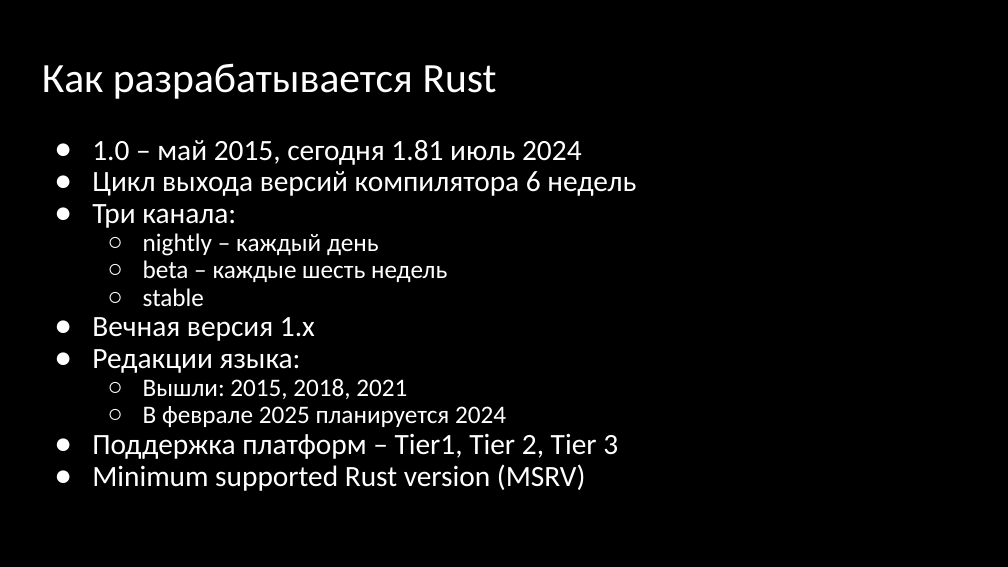
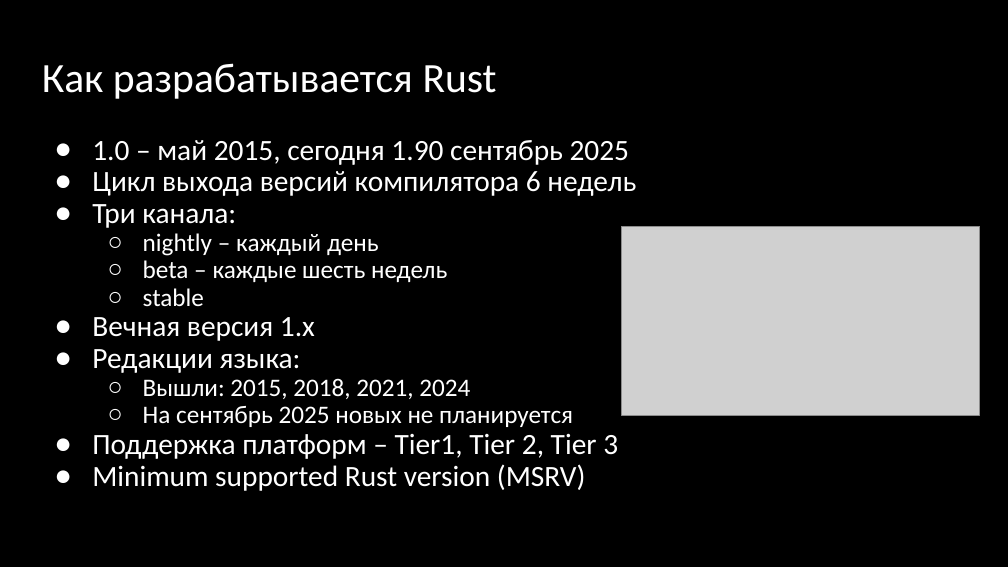
Before and after one commit to Gordon01/learn-rust, a slide deck: slide 59 of keynotes/Rust 2024.pptx (slide 54 before the commit). Drawn at 1008x567 pixels with LibreOffice and Linux fonts; fonts in the diff are those of the drawing; grey boxes stand for pictures. Boxes give left, top, right and bottom in pixels: in the first picture for what was removed or moved away, otherwise in the second. Text is boxed around its words. In the diff, an @@ line names an element or a change of style, - is before the commit and + after.

```diff
--- a/keynotes/Rust 2024.pptx
+++ b/keynotes/Rust 2024.pptx
@@ text at (x1=92, y1=140, x2=629, y2=165): text changed @@
-● 1.0 – май 2015, сегодня 1.81 июль 2024
+● 1.0 – май 2015, сегодня 1.90 сентябрь 2025
@@ picture added at (x1=622, y1=226, x2=980, y2=415) @@
@@ text at (x1=143, y1=378, x2=573, y2=427): text changed @@
-  ○ Вышли: 2015, 2018, 2021
-  ○ В феврале 2025 планируется 2024
+  ○ Вышли: 2015, 2018, 2021, 2024
+  ○ На сентябрь 2025 новых не планируется
```
Also in this commit, not shown: 5 other slides changed, 9 slides added, 1 slide removed.
